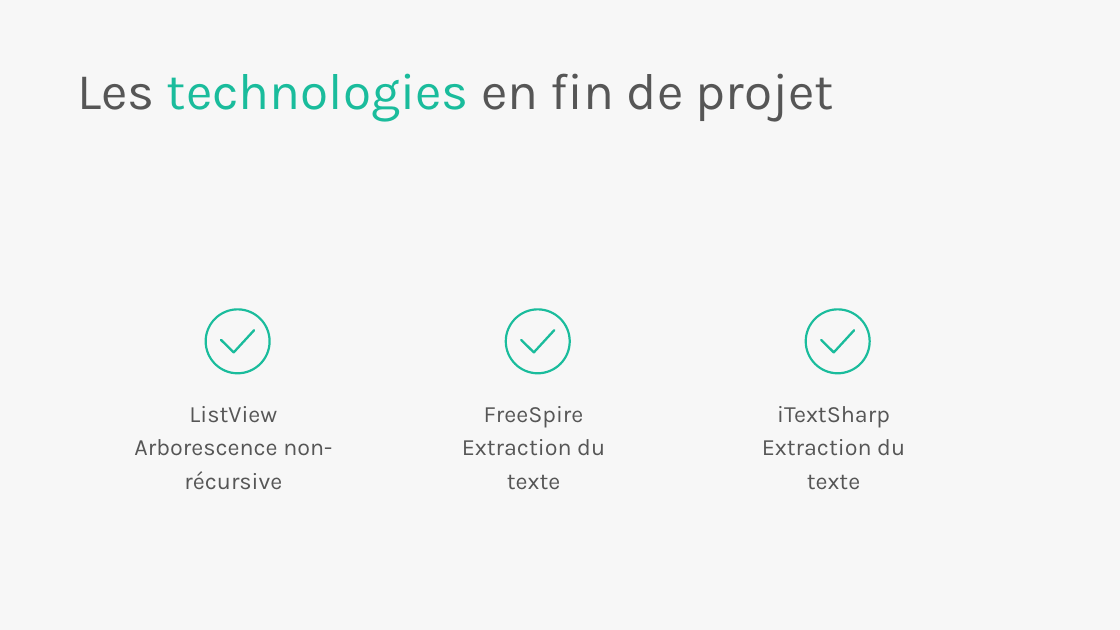
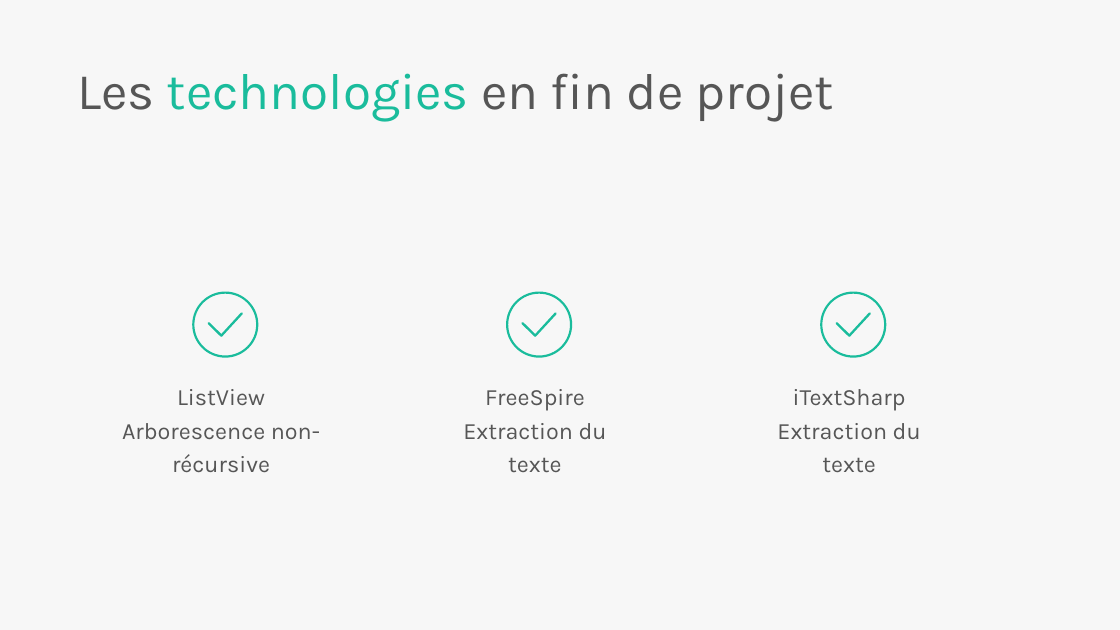
Before and after one commit to JeremyGfeller/MAW_1.1, a slide deck: slide 12 of Documentation/Présentation/JGR_AJD_Finder.pptx. Drawn at 1120x630 pixels with LibreOffice and Linux fonts; fonts in the diff are those of the drawing. Boxes give left, top, right and bottom in pixels: in the first picture for what was removed or moved away, otherwise in the second. Text is boxed around its words. In the diff, an @@ line names an element or a change of style, - is before the commit and + after.

```diff
--- a/Documentation/Présentation/JGR_AJD_Finder.pptx
+++ b/Documentation/Présentation/JGR_AJD_Finder.pptx
@@ freeform shape: place and size @@
-freeform shape at bbox=[205, 308, 271, 375]
+freeform shape at bbox=[192, 292, 259, 358]
@@ freeform shape: place and size @@
-freeform shape at bbox=[220, 329, 255, 354]
+freeform shape at bbox=[208, 313, 243, 337]
@@ 2 freeform shapes, 1 text: place and size @@
-2 freeform shapes, 1 text at bbox=[462, 308, 605, 489]
+2 freeform shapes, 1 text at bbox=[463, 292, 607, 472]
@@ 2 freeform shapes, 1 text: place and size @@
-2 freeform shapes, 1 text at bbox=[762, 308, 905, 489]
+2 freeform shapes, 1 text at bbox=[777, 292, 921, 472]
@@ text "ListView": place and size @@
-text "ListView" at bbox=[134, 406, 332, 489]
+text "ListView" at bbox=[122, 389, 320, 472]
```
Also in this commit, not shown: 2 other slides changed.
